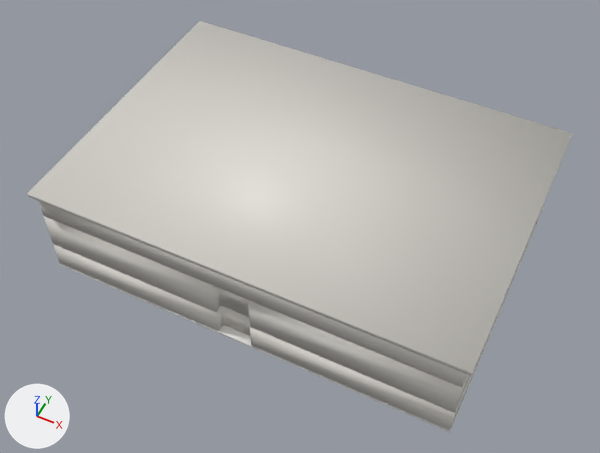
A saved change to the glTF model public/sample.glb.
Camera for both pictures: a camera (50 mm lens) standing at (13.6, -19.81, 19.56) and looking at (6.19, -4.98, 1.02). Lighting does not change. The marker at lower left points along +X, +Y and +Z. The picture after the commit comes second. Where no turn or scale is listed for an object, it has been applied to the vertices.

Names of what the first picture shows: 'floor', 'roof', 'wall_p0_0_0', 'wall_p0_1_0', 'wall_p0_2_0'.
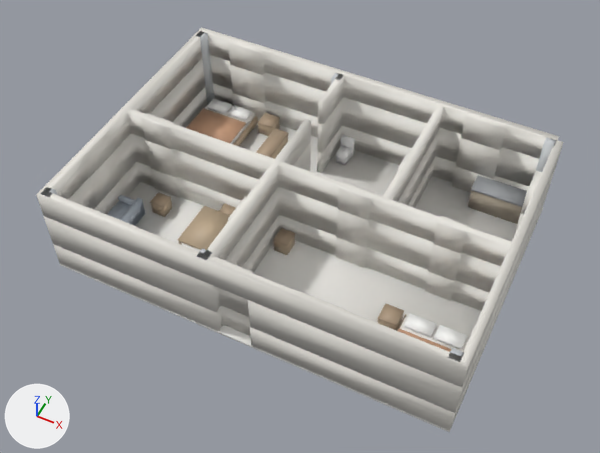
What differs and where, as boxes [x1, y1, x2, y2] in the pictures (600 x 453 px):
'roof', deleted: before [27, 21, 573, 376]
'wall_p0_2_0', unchanged, uncovered by the edit: before [39, 201, 467, 388]; after [36, 27, 564, 388]
'wall_p0_1_0', unchanged, uncovered by the edit: before [44, 216, 471, 413]; after [44, 55, 557, 413]
'wall_p0_0_0', unchanged, uncovered by the edit: before [53, 204, 544, 431]; after [53, 83, 547, 431]
'floor', unchanged, uncovered by the edit: before [60, 209, 543, 432]; after [60, 123, 543, 432]

The edits, one by one:
Object 'roof' (ob_roof) is deleted.
